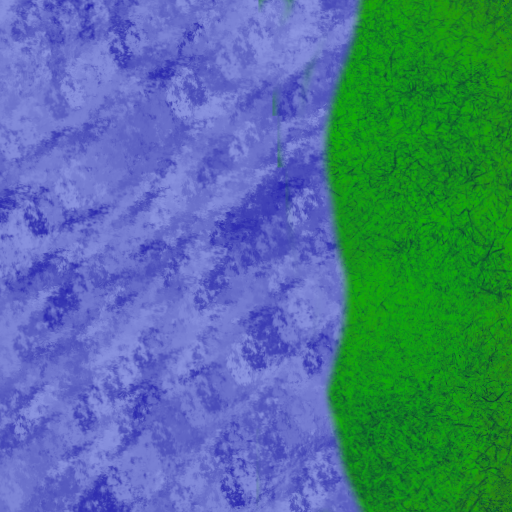
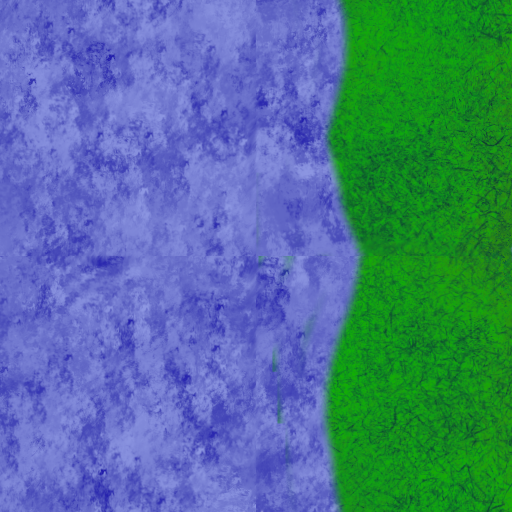
Before/after of a 512x512 layered artwork. What changed in the layer stack:
painted on "Untitled.xcf" over (256, 0, 512, 512)
renamed "Background" to "Water3.xcf", painted on it over (0, 0, 512, 512)
